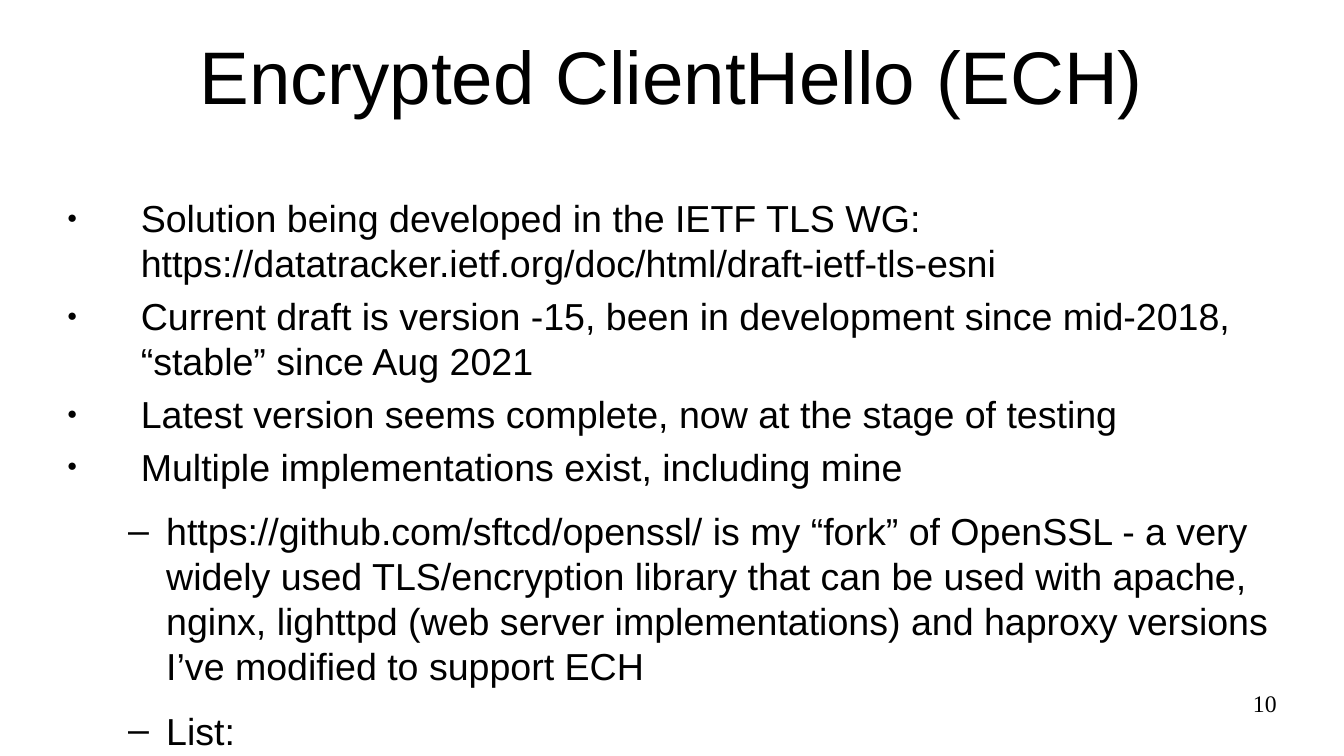
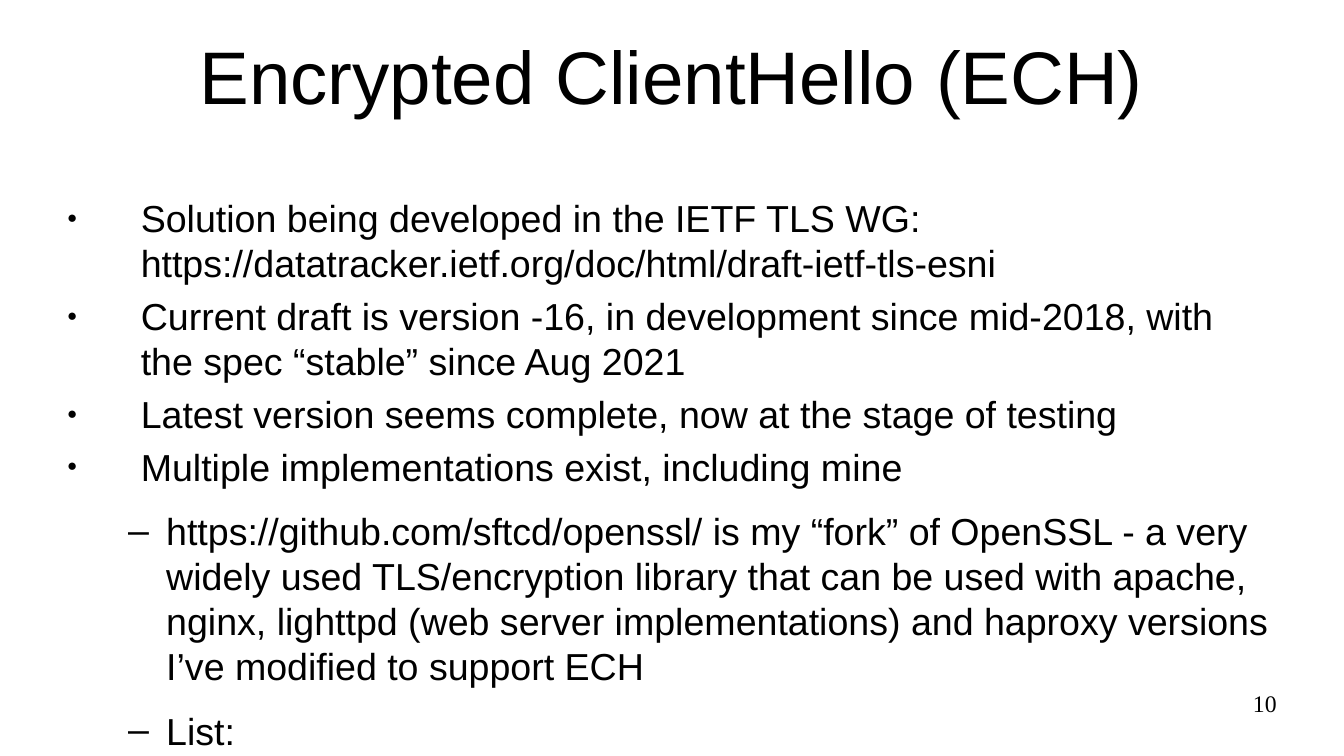
Before and after one commit to sftcd/cs7053, a slide deck: slide 10 of 2023lectures/13-ech.odp. Drawn at 1344x756 pixels with LibreOffice and Linux fonts; fonts in the diff are those of the drawing. Boxes give left, top, right and bottom in pixels: in the first picture for what was removed or moved away, otherwise in the second. Text is boxed around its words. In the diff, an @@ line names an element or a change of style, - is before the commit and + after.

```diff
--- a/2023lectures/13-ech.odp
+++ b/2023lectures/13-ech.odp
@@ text at [141, 302, 1213, 383]: text changed @@
-● Current draft is version -15, been in development since mid-2018, “stable” since Aug 2021
+● Current draft is version -16, in development since mid-2018, with the spec “stable” since Aug 2021
```
Also in this commit, not shown: 3 other slides changed, 2 other files.
